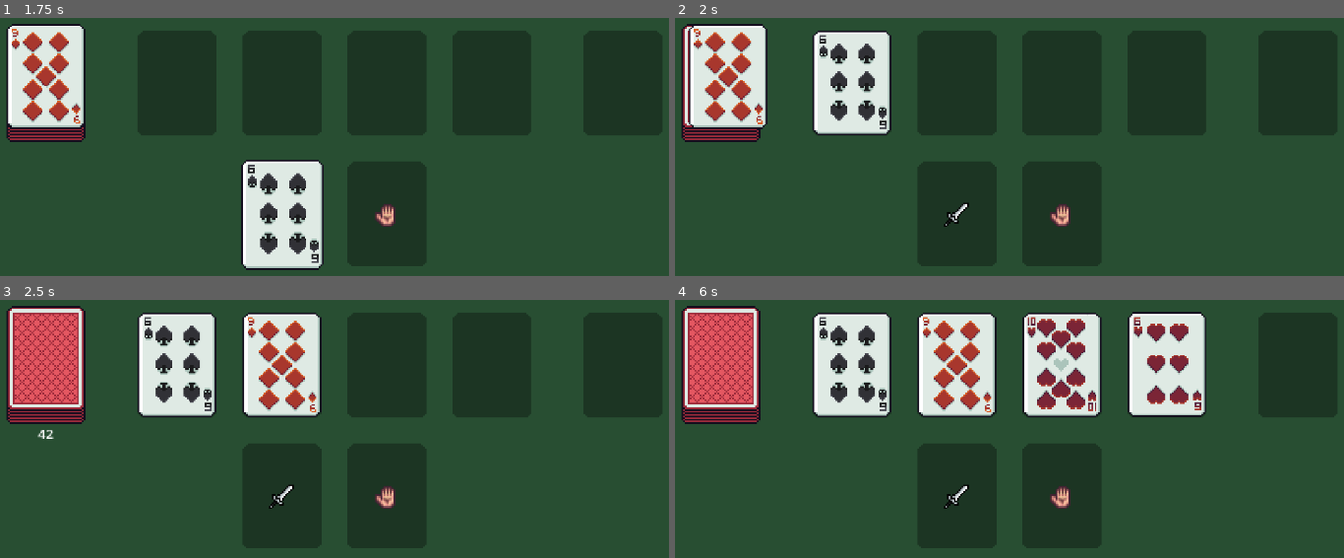
Above: before the commit, frames 1-4 (two rows, left to right).
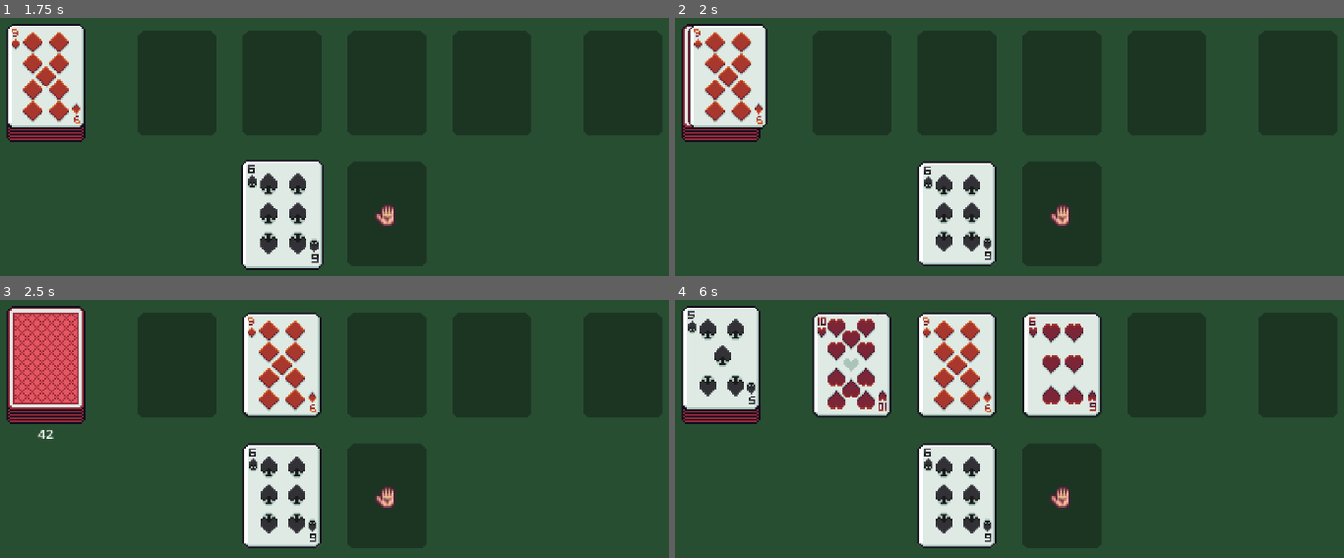
Above: after the commit, the same moments.

Repository: jrobchin/dungeon-drawer
Game: Godot game, scene res://scenes/main/main.tscn
Same seed, same stepped clock (60 frames per second), same inputs: the game is played once before the commit and once after it.
Inputs (mouse positions are in pixels of both pictures, inside the frame that each line leads up to):
- Up to frame 1 (1.75 s): tap Enter at 0.5 s; drag from (46, 82) to (280, 214) at 0.52 s; tap Space at 1.25 s; drag from (173, 82) to (280, 214) at 1.27 s
- Up to frame 2 (2 s): no input
- Up to frame 3 (2.5 s): move the mouse to (53, 359) at 2.02 s; click (53, 359) at 2.17 s
- Up to frame 4 (6 s): tap Enter at 2.75, 5.75 s; drag from (969, 503) to (848, 364) at 2.77 s; drag from (755, 359) to (955, 364) at 3.52 s; tap Space at 4.25 s; drag from (775, 349) to (955, 364) at 4.27 s; move the mouse to (1170, 361) at 5.02 s; click (1170, 361) at 5.17 s; drag from (889, 305) to (1063, 364) at 5.77 s

Frame 1 is identical in both runs. In frame 2, 8.3% of the frame differs, in the area x 20-49%, y 4-97%; in frame 3, 8.3%; in frame 4, 17%, in the area x 1-80%, y 3-97%.

Commit message:
drop remove from room

Diff:
--- a/scenes/card/card_node.gd
+++ b/scenes/card/card_node.gd
@@ -1,13 +1,6 @@
 @tool
 class_name CardNode
 extends Node2D
-
-enum CARD_STATE {
-	DECK,
-	ROOM,
-	WEAPON,
-	DISCARD,
-}
 
 var card: Cards.Card
 
@@ -28,5 +21,5 @@
 	var tween := create_tween()
 	tween.tween_property(self, "scale", Vector2.ONE * 1.05, 0.1)
 
-	# Emit signal for cardholder to handle z-index management
+	# Emit signal for card tree to handle z-index management
 	emit_signal("bring_to_front_requested", self)
--- a/scenes/card_drop/card_drop_area.gd
+++ b/scenes/card_drop/card_drop.gd
@@ -1,16 +1,17 @@
-class_name CardDropArea
+class_name CardDrop
 extends Area2D
 
 signal card_dropped(card_node: CardNode)
 
 var hover: bool = false
+var card: Cards.Card
 
 
-func handle_drop(card_node: Node2D) -> void:
+func handle_drop(card_node: CardNode) -> void:
 	# Snap card to this area's position
 	card_node.global_position = global_position
 
-	emit_signal("card_dropped", { "node": card_node })
+	emit_signal("card_dropped", card_node)
 
 
 func _on_area_exited(_area: Area2D) -> void:
--- a/scenes/card_drop/card_drop.tscn
+++ b/scenes/card_drop/card_drop.tscn
@@ -1,13 +1,13 @@
 [gd_scene load_steps=4 format=3 uid="uid://bboubiqc5e838"]
 
-[ext_resource type="Script" uid="uid://dtkxmf6gj47nm" path="res://scenes/card_drop/card_drop_area.gd" id="1_o4810"]
+[ext_resource type="Script" uid="uid://dtkxmf6gj47nm" path="res://scenes/card_drop/card_drop.gd" id="1_fchqc"]
 [ext_resource type="Texture2D" uid="uid://bqopnmngqe0fk" path="res://assets/cards.png" id="2_w06pe"]
 
 [sub_resource type="RectangleShape2D" id="RectangleShape2D_7smn1"]
 size = Vector2(16, 16)
 
 [node name="CardDrop" type="Area2D"]
-script = ExtResource("1_o4810")
+script = ExtResource("1_fchqc")
 
 [node name="CollisionShape2D" type="CollisionShape2D" parent="."]
 shape = SubResource("RectangleShape2D_7smn1")
--- a/scenes/main/card_holder.gd
+++ b/scenes/main/card_holder.gd
@@ -1,4 +1,4 @@
-class_name CardHolder
+class_name CardTree
 extends Node2D
 
 func initialize() -> void:
--- a/scenes/main/card_manager.gd
+++ b/scenes/main/card_manager.gd
@@ -85,3 +85,13 @@
 	var current_index = card_node.get_index()
 	if current_index != child_count - 1:
 		card_holder.move_child(card_node, child_count - 1)
+
+
+func _on_weapon_card_drop_card_dropped(card_node: CardNode) -> void:
+	if room.is_in_room(card_node.card):
+		room.remove_card(card_node.card)
+
+
+func _on_hand_card_drop_card_dropped(card_node: CardNode) -> void:
+	if room.is_in_room(card_node.card):
+		room.remove_card(card_node.card)
--- a/scenes/main/main.tscn
+++ b/scenes/main/main.tscn
@@ -7,6 +7,7 @@
 [ext_resource type="Texture2D" uid="uid://drnypgxpc5r3p" path="res://assets/sprites.png" id="4_7smn1"]
 [ext_resource type="PackedScene" uid="uid://bboubiqc5e838" path="res://scenes/card_drop/card_drop.tscn" id="4_hxu8e"]
 [ext_resource type="Script" uid="uid://d1c52w5dytklh" path="res://scenes/main/card_manager.gd" id="5_6q06x"]
+[ext_resource type="Script" path="res://scenes/card_drop/card_drop.gd" id="5_nvumn"]
 [ext_resource type="Script" uid="uid://gsek84x2itc2" path="res://scenes/main/state_initializer.gd" id="5_ow5a4"]
 [ext_resource type="Script" uid="uid://bxoj101dsk5bv" path="res://scenes/main/state_manager.gd" id="6_a8run"]
 [ext_resource type="Script" uid="uid://c6gad06eadfd8" path="res://scripts/finite_state_machine/state_machine.gd" id="6_hujxm"]
@@ -59,7 +60,7 @@
 
 [node name="WeaponCardDrop" parent="." instance=ExtResource("4_hxu8e")]
 position = Vector2(208, 184)
-script = null
+script = ExtResource("5_nvumn")
 
 [node name="Sprite2D" type="Sprite2D" parent="WeaponCardDrop"]
 texture = ExtResource("4_7smn1")
@@ -68,30 +69,30 @@
 
 [node name="HandCardDrop" parent="." instance=ExtResource("4_hxu8e")]
 position = Vector2(272, 184)
-script = null
+script = ExtResource("5_nvumn")
 
 [node name="Sprite2D" type="Sprite2D" parent="HandCardDrop"]
 texture = ExtResource("4_7smn1")
 region_enabled = true
 region_rect = Rect2(16, 32, 16, 16)
 
-[node name="CardHolder" type="Node2D" parent="."]
+[node name="CardTree" type="Node2D" parent="."]
 script = ExtResource("6_hxu8e")
 
 [node name="CardManager" type="Node" parent="." node_paths=PackedStringArray("deck", "room", "card_holder", "deck_marker", "deck_draw_player", "card_place_player")]
 script = ExtResource("5_6q06x")
 deck = NodePath("../Deck")
 room = NodePath("../Room")
-card_holder = NodePath("../CardHolder")
+card_holder = NodePath("../CardTree")
 deck_marker = NodePath("../CardMarkers/DeckMarker")
 deck_draw_player = NodePath("../DeckDrawStreamPlayer")
 card_place_player = NodePath("../CardPlaceStreamPlayer")
 
-[node name="StateInitializer" type="Node" parent="." node_paths=PackedStringArray("deck", "room", "card_holder", "game_state_machine")]
+[node name="StateInitializer" type="Node" parent="." node_paths=PackedStringArray("deck", "room", "card_tree", "game_state_machine")]
 script = ExtResource("5_ow5a4")
 deck = NodePath("../Deck")
 room = NodePath("../Room")
-card_holder = NodePath("../CardHolder")
+card_tree = NodePath("../CardTree")
 game_state_machine = NodePath("../GameStateMachine")
 
 [node name="StateManager" type="Node" parent="."]
@@ -127,6 +128,8 @@
 stream = ExtResource("13_7smn1")
 volume_db = -12.0
 
+[connection signal="card_dropped" from="WeaponCardDrop" to="CardManager" method="_on_weapon_card_drop_card_dropped"]
+[connection signal="card_dropped" from="HandCardDrop" to="CardManager" method="_on_hand_card_drop_card_dropped"]
 [connection signal="deal_card" from="DebugGui" to="CardManager" method="_on_debug_gui_deal_card"]
 [connection signal="reset" from="DebugGui" to="StateInitializer" method="_on_debug_gui_reset"]
 [connection signal="shuffle_deck" from="DebugGui" to="Deck" method="_on_debug_gui_shuffle_deck"]
--- a/scenes/main/state_initializer.gd
+++ b/scenes/main/state_initializer.gd
@@ -3,7 +3,7 @@
 
 @export var deck: Deck
 @export var room: Room
-@export var card_holder: CardHolder
+@export var card_tree: CardTree
 @export var game_state_machine: StateMachine
 
 
@@ -17,4 +17,4 @@
 
 	room.initialize()
 
-	card_holder.initialize()
+	card_tree.initialize()
--- a/scenes/room/room.gd
+++ b/scenes/room/room.gd
@@ -48,6 +48,10 @@
 	return num_cards < cards.size()
 
 
+func is_in_room(card: Cards.Card):
+	return cards.find(card) > -1
+
+
 ## Adds a card to the room. Returns the result of adding the card.
 func add_card(card: Cards.Card) -> AddCardResult:
 	if not can_add_card():
@@ -69,3 +73,13 @@
 	Debug.print_info("Cards: " + str(cards))
 
 	return AddCardResult.new(true, card_positions[first_empty_index].global_position)
+
+
+func remove_card(card: Cards.Card) -> bool:
+	var idx = cards.find(card)
+	if idx < 0:
+		return false
+
+	cards[idx] = null
+
+	return true
--- a/scripts/draggable_area.gd
+++ b/scripts/draggable_area.gd
@@ -74,7 +74,7 @@
 
 	var areas = get_overlapping_areas()
 	for area in areas:
-		if area is CardDropArea:
+		if area is CardDrop:
 			dropped_into_area = true
 			area.handle_drop(root_node)
 			break
Renamed: scenes/card_drop/card_drop_area.gd.uid -> scenes/card_drop/card_drop.gd.uid
Not shown: 1 places in scenes/main/main.tscn that only renumber resources
